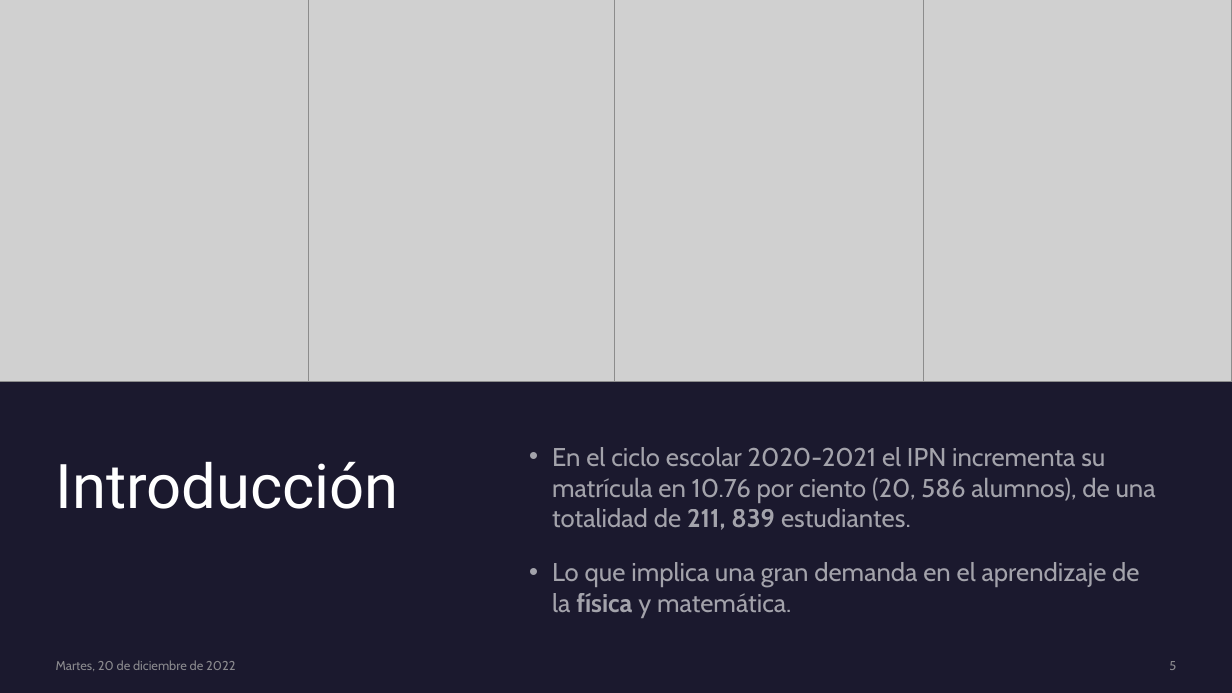
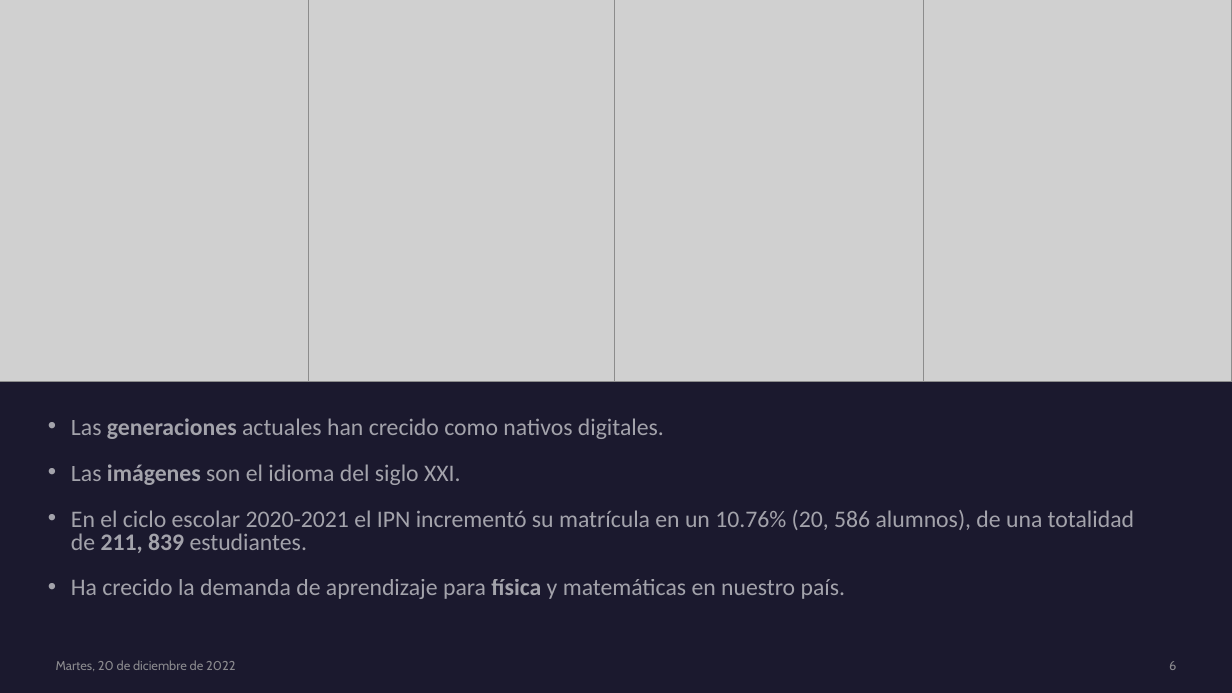
Before and after one commit to genzo-fz/TT_SSIG-3D, a slide deck: slide 6 of SSIG-3D.pptx (slide 5 before the commit). Drawn at 1232x693 pixels with LibreOffice and Linux fonts; fonts in the diff are those of the drawing; grey boxes stand for pictures. Boxes give left, top, right and bottom in pixels: in the first picture for what was removed or moved away, otherwise in the second. Text is boxed around its words. In the diff, an @@ line names an element or a change of style, - is before the commit and + after.

```diff
--- a/SSIG-3D.pptx
+++ b/SSIG-3D.pptx
@@ text at box(71, 418, 1134, 599): text changed; size 20 to 18.5 pt; font Cabin to Calibri @@
-• En el ciclo escolar 2020-2021 el IPN incrementa su matrícula en 10.76 por ciento (20, 586 alumnos), de una totalidad de 211, 839 estudiantes.
-• Lo que implica una gran demanda en el aprendizaje de la física y matemática.
+• Las generaciones actuales han crecido como nativos digitales.
+• Las imágenes son el idioma del siglo XXI.
+• En el ciclo escolar 2020-2021 el IPN incrementó su matrícula en un 10.76% (20, 586 alumnos), de una totalidad de 211, 839 estudiantes.
+• Ha crecido la demanda de aprendizaje para física y matemáticas en nuestro país.
@@ title removed at box(56, 461, 399, 509) @@
-Introducción
@@ page number at box(1169, 661, 1176, 670): text changed @@
-5
+6
```
Also in this commit, not shown: 4 other slides changed, 5 slides added, 6 slides removed.
